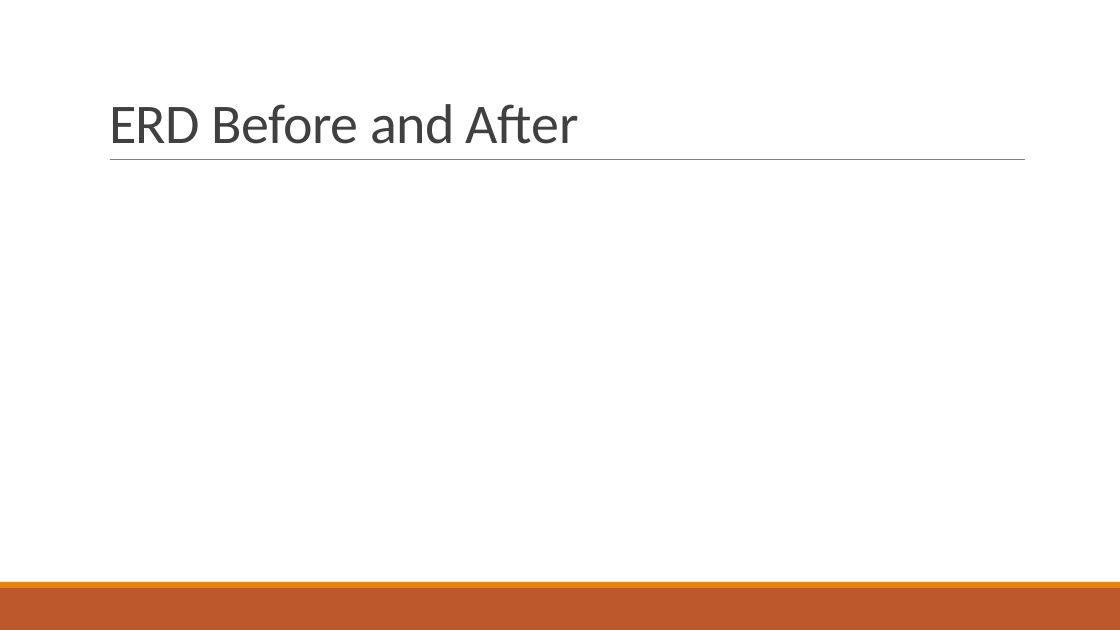
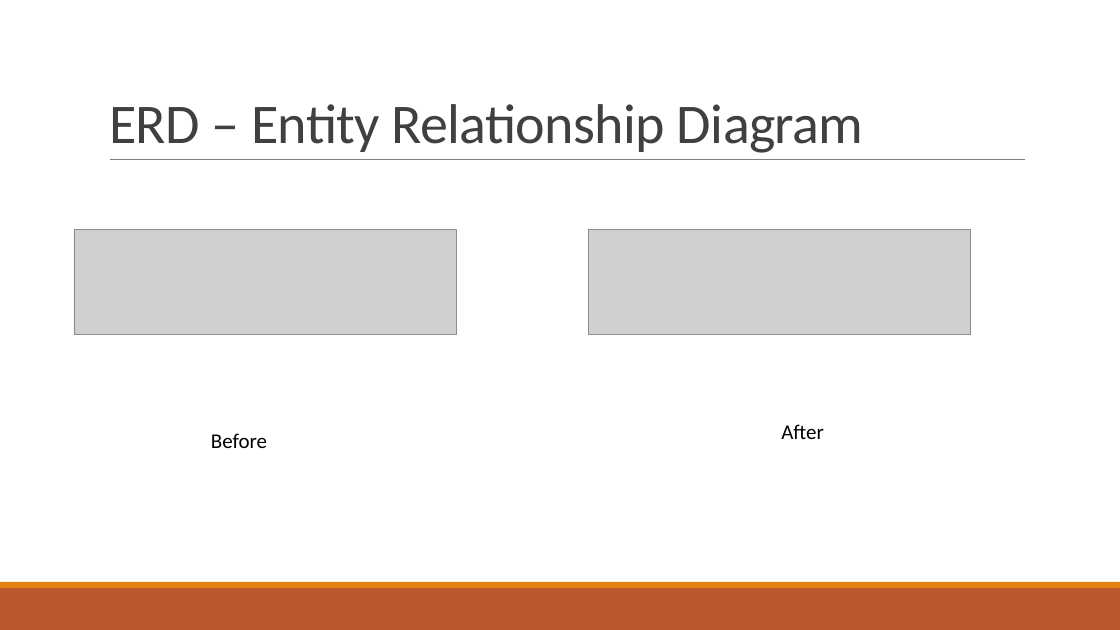
Before and after one commit to HaarismoghalQA/HobbyProject, a slide deck: slide 11 of Documentation/HobbyProject.pptx (slide 9 before the commit). Drawn at 1120x630 pixels with LibreOffice and Linux fonts; fonts in the diff are those of the drawing; grey boxes stand for pictures. Boxes give left, top, right and bottom in pixels: in the first picture for what was removed or moved away, otherwise in the second. Text is boxed around its words. In the diff, an @@ line names an element or a change of style, - is before the commit and + after.

```diff
--- a/Documentation/HobbyProject.pptx
+++ b/Documentation/HobbyProject.pptx
@@ title at (109,104,864,153): text changed @@
-ERD Before and After
+ERD – Entity Relationship Diagram
@@ picture added at (74,229,456,334) @@
@@ picture added at (589,229,971,334) @@
@@ text added at (211,433,267,448), 18 pt, text #000000 @@
+Before
@@ text added at (781,424,824,439), 18 pt, text #000000 @@
+After
```
Also in this commit, not shown: 6 other slides changed, 4 slides added, 1 slide removed, 8 other files.
